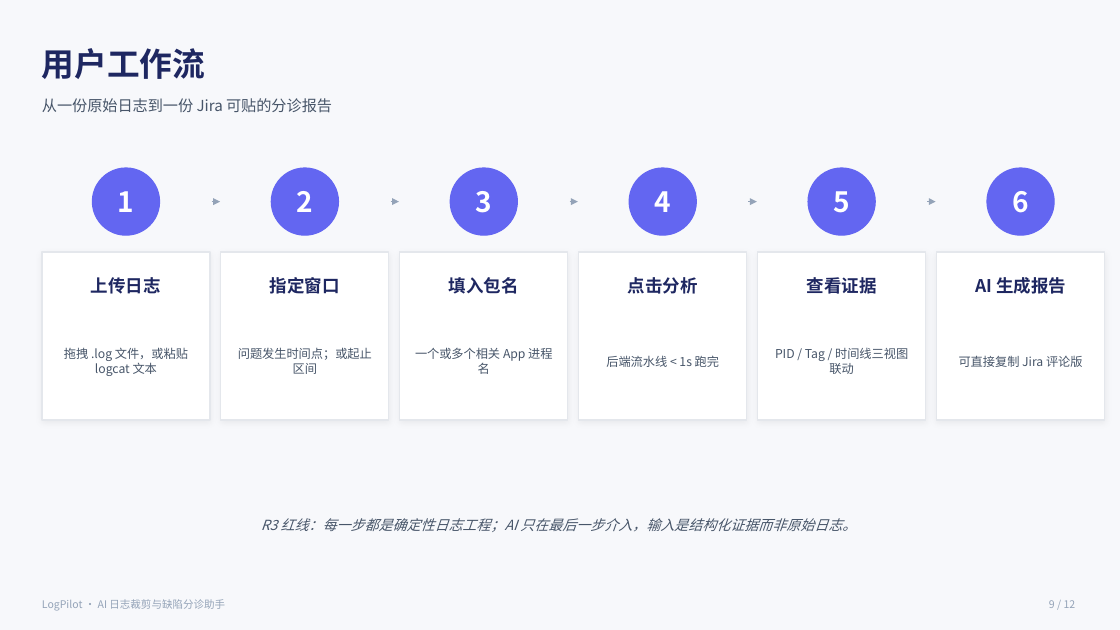
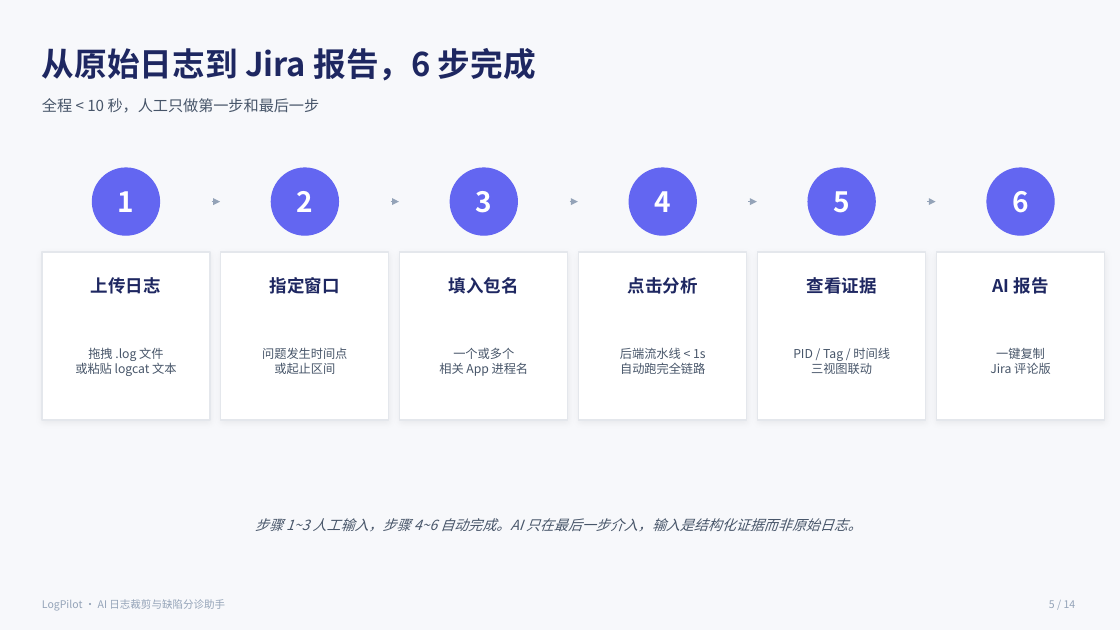
Before and after one commit to caoyuan-fire/LogPilot, a slide deck: slide 5 of ppt-build/LogPilot-项目介绍.pptx (slide 9 before the commit). Drawn at 1120x630 pixels with LibreOffice and Linux fonts; fonts in the diff are those of the drawing. Boxes give left, top, right and bottom in pixels: in the first picture for what was removed or moved away, otherwise in the second. Text is boxed around its words. In the diff, an @@ line names an element or a change of style, - is before the commit and + after.

```diff
--- a/ppt-build/LogPilot-项目介绍.pptx
+++ b/ppt-build/LogPilot-项目介绍.pptx
@@ text at box(42, 48, 536, 81): text changed @@
-用户工作流
+从原始日志到 Jira 报告，6 步完成
@@ text at box(42, 98, 320, 113): text changed @@
-从一份原始日志到一份 Jira 可贴的分诊报告
+全程 < 10 秒，人工只做第一步和最后一步
@@ text at box(993, 277, 1049, 294): text changed @@
-AI 生成报告
+AI 报告
@@ text at box(75, 348, 176, 376): text changed @@
-拖拽 .log 文件，或粘贴 logcat 文本
+拖拽 .log 文件
+或粘贴 logcat 文本
@@ text at box(262, 347, 347, 374): text changed @@
-问题发生时间点；或起止区间
+问题发生时间点
+或起止区间
@@ text at box(439, 348, 529, 376): text changed @@
-一个或多个相关 App 进程名
+一个或多个
+相关 App 进程名
@@ text at box(620, 347, 706, 374): text changed @@
-后端流水线 < 1s 跑完
+后端流水线 < 1s
+自动跑完全链路
@@ text at box(793, 347, 890, 374): text changed @@
-PID / Tag / 时间线三视图联动
+PID / Tag / 时间线
+三视图联动
@@ text at box(990, 348, 1051, 374): text changed @@
-可直接复制 Jira 评论版
+一键复制
+Jira 评论版
@@ text at box(255, 518, 862, 532): text changed @@
-R3 红线：每一步都是确定性日志工程；AI 只在最后一步介入，输入是结构化证据而非原始日志。
+步骤 1~3 人工输入，步骤 4~6 自动完成。AI 只在最后一步介入，输入是结构化证据而非原始日志。
@@ text at box(1049, 600, 1076, 608): text changed @@
-9 / 12
+5 / 14
```
Also in this commit, not shown: 8 other slides changed, 5 slides added, 3 slides removed, 1 other file.
